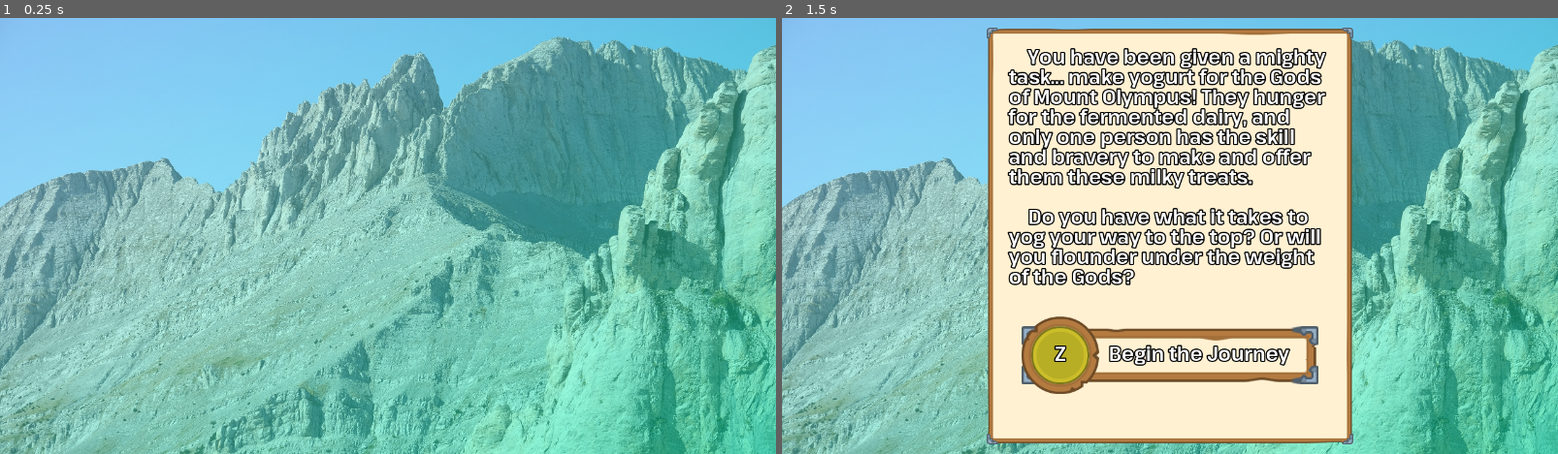
Above: before the commit, frames 1-2 (left to right).
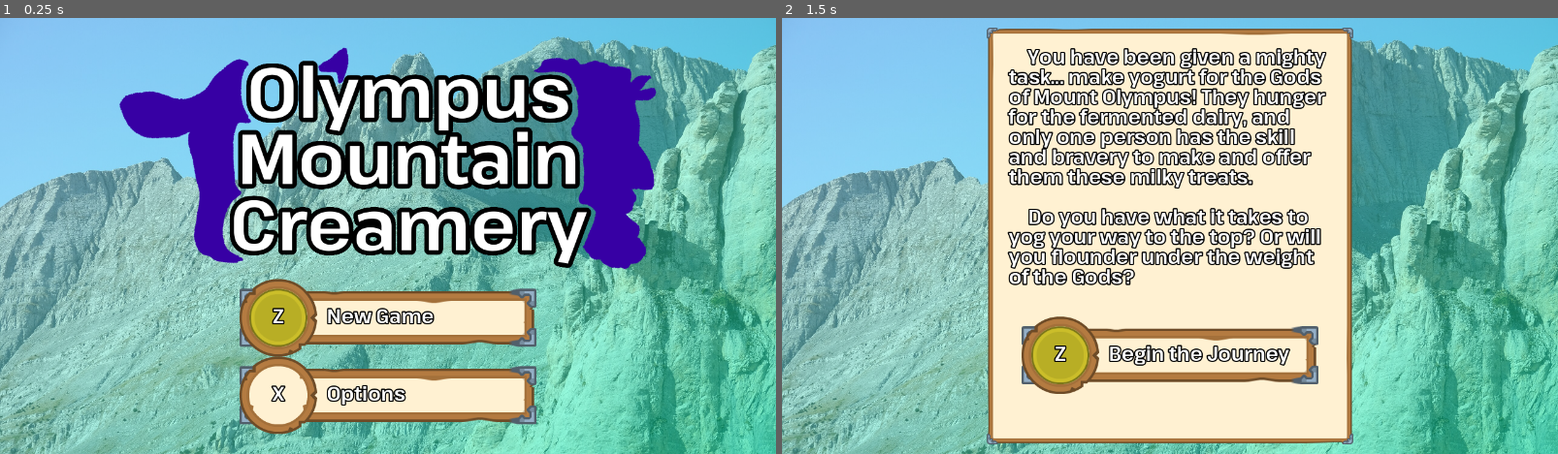
Above: after the commit, the same moments.

Repository: HauntedBees/olympus-mountain-creamery
Game: Godot game, scene res://game_scenes/00_title/title_scene.tscn
Two runs of this game, one before a commit and one after it. Both use one fixed random seed, a clock stepped at 60 frames per second and the inputs below.
Inputs (mouse positions are in pixels of both pictures, inside the frame that each line leads up to):
- Up to frame 1 (0.25 s): no input
- Up to frame 2 (1.5 s): tap Enter at 0.5 s; move the mouse to (1340, 214) at 0.52 s; hold Z (button_one) 0.53-1.28 s; click (1340, 214) at 0.67 s; tap X (button_two) at 0.8, 1.35 s; tap Space at 1.25 s; move the mouse to (1014, 257) at 1.27 s; click (1014, 257) at 1.42 s

The runs differ from the first frame. In frame 1, 30% of the frame differs, in the area x 15-85%, y 6-96%; in frame 2, nothing differs.

Commit message:
yogurt multipliers

Diff:
--- a/game_scenes/00_title/title_scene.tscn
+++ b/game_scenes/00_title/title_scene.tscn
@@ -53,7 +53,6 @@
 
 [node name="MainMenu" type="VBoxContainer" parent="."]
 unique_name_in_owner = true
-visible = false
 layout_mode = 1
 anchors_preset = 8
 anchor_left = 0.5
@@ -223,6 +222,7 @@
 [node name="RemapPrimary" parent="OptionsMenu/HBoxContainer/VBoxContainer/CenterContainer3/Control" instance=ExtResource("3_i3b8b")]
 unique_name_in_owner = true
 layout_mode = 0
+offset_right = 490.0
 scale = Vector2(0.75, 0.75)
 text = "Remap Primary Btn"
 
@@ -256,6 +256,7 @@
 [node name="MultiPour" parent="OptionsMenu/HBoxContainer/VBoxContainer2/CenterContainer2/Control" instance=ExtResource("3_i3b8b")]
 unique_name_in_owner = true
 layout_mode = 0
+offset_right = 490.0
 scale = Vector2(0.75, 0.75)
 text = "Multi-Pour: Off"
 
@@ -269,6 +270,7 @@
 [node name="RemapSecondary" parent="OptionsMenu/HBoxContainer/VBoxContainer2/CenterContainer3/Control" instance=ExtResource("3_i3b8b")]
 unique_name_in_owner = true
 layout_mode = 0
+offset_right = 490.0
 scale = Vector2(0.75, 0.75)
 text = "Remap Secondary"
 
--- a/game_scenes/01_make_yog/states/cool_milk.gd
+++ b/game_scenes/01_make_yog/states/cool_milk.gd
@@ -25,9 +25,19 @@
 	_make_yog.ice_container.ice_amount = 0
 
 func update(delta: float) -> void:
+	#print(_temperature / (PI / 180.0))
 	if Input.is_action_just_pressed("button_two"):
 		input_blocked = true
-		# TODO: calculate bacteria and cool multipliers
+		if _temperature >= TempMeter.TOO_WARM_MAX:
+			var amount_warm := _temperature - TempMeter.TOO_WARM_MAX
+			var max_amount := PI - TempMeter.TOO_WARM_MAX
+			var bacteria_damage_ratio := clampf((amount_warm / max_amount), 0.1, 1.0)
+			_pot.bacteria_amount *= bacteria_damage_ratio
+		elif _temperature >= TempMeter.JUST_RIGHT_MAX:
+			_pot.quality_multiplier *= 1.25
+		else:
+			var amount_cold := _temperature / TempMeter.JUST_RIGHT_MAX
+			_pot.fermentation_time_diminisher *= 0.5 + (amount_cold / 2.0)
 		change_state.emit(FillJarsState.new(_make_yog, _pot))
 		return
 	if Input.is_action_just_pressed("button_one"):
--- a/game_scenes/01_make_yog/states/fill_jars.gd
+++ b/game_scenes/01_make_yog/states/fill_jars.gd
@@ -162,6 +162,22 @@
 func _finish_pouring() -> void:
 	if _current_jar:
 		_yog_jars.append(_current_jar)
+	var avg_milk := 0.0
+	# Get average, and apply bacteria and burn debuffs
+	for y in _yog_jars:
+		y.quality_multiplier *= y.bacteria_amount
+		if y.burnt_amount >= 0.2:
+			y.quality_multiplier *= clampf(1.2 - y.burnt_amount, 0.25, 1.0)
+		avg_milk += y.amount
+	avg_milk /= _yog_jars.size()
+	var all_in_range := true
+	for y in _yog_jars:
+		if absf(y.amount - avg_milk) > 0.4:
+			all_in_range = false
+			break
+	if all_in_range:
+		for y in _yog_jars:
+			y.quality_multiplier *= 2.0
 	Player.data.yogurts.append_array(_yog_jars)
 	change_scene.emit("res://game_scenes/02_outside/outside.tscn")
 
--- a/game_scenes/01_make_yog/temp_meter.gd
+++ b/game_scenes/01_make_yog/temp_meter.gd
@@ -7,8 +7,8 @@
 const SAFE_TEMP := 130.0 * _RADIAN
 const GOOD_TEMP := 155.0 * _RADIAN
 
-const TOO_WARM_MAX := 230.0 * _RADIAN
-const JUST_RIGHT_MAX := 206.0 * _RADIAN
+const TOO_WARM_MAX := 50.0 * _RADIAN
+const JUST_RIGHT_MAX := 26.0 * _RADIAN
 
 @export_range(0.0, PI) var temperature := 0.0:
 	set(value):
